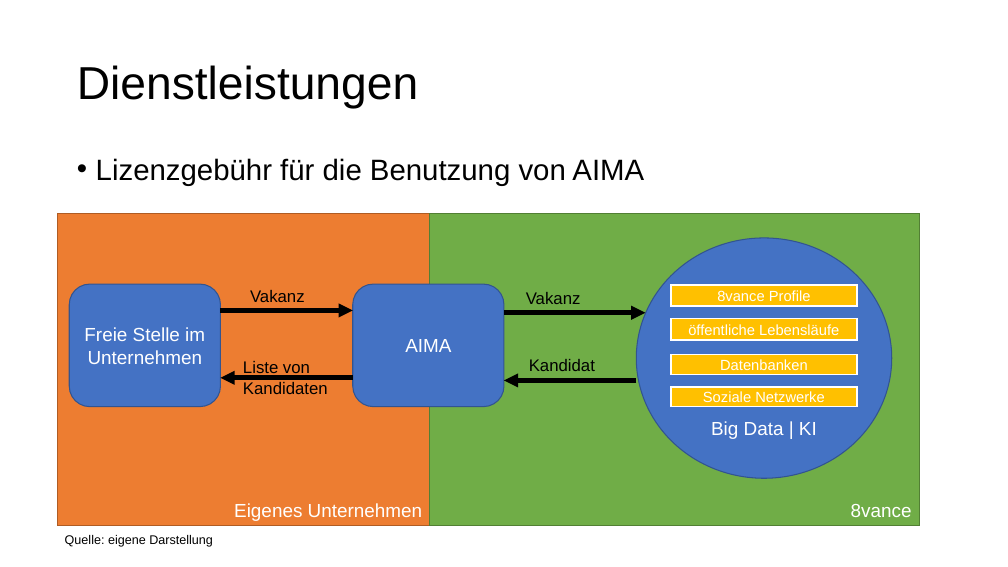
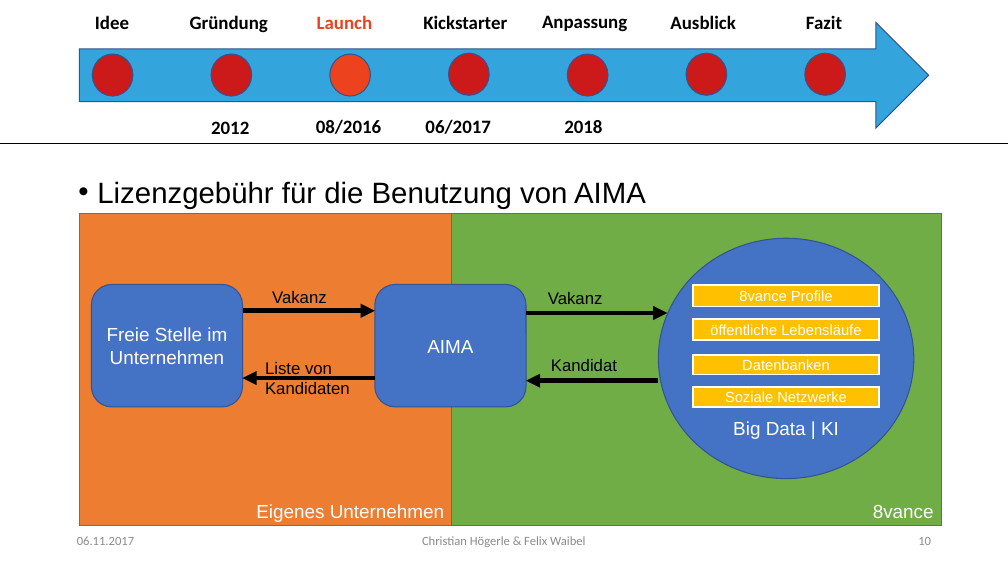
Before and after one commit to Fewa93/8vance, a slide deck: slide 10 of 8vance.pptx (slide 7 before the commit). Drawn at 1008x567 pixels with LibreOffice and Linux fonts; fonts in the diff are those of the drawing. Boxes give left, top, right and bottom in pixels: in the first picture for what was removed or moved away, otherwise in the second. Text is boxed around its words. In the diff, an @@ line names an element or a change of style, - is before the commit and + after.

```diff
--- a/8vance.pptx
+++ b/8vance.pptx
@@ group added at (79,15,929,134): 11 texts, 7 ellipses, 1 right arrow @@
+Idee
+Gründung
+Launch
+2012
+08/2016
+Kickstarter
+06/2017
+Anpassung
+2018
+Ausblick
+Fazit
@@ title removed at (77,65,418,109) @@
-Dienstleistungen
@@ line added from (0, 143) to (1008, 143), #000000 0.5 pt @@
@@ text "Lizenzgebühr für die Benutzung von ...": place and size @@
-text "Lizenzgebühr für die Benutzung von ..." at (96,158,644,186)
+text "Lizenzgebühr für die Benutzung von ..." at (97,181,646,208)
@@ 6 rectangles, 4 texts, 4 arrows, 2 rounded rectangles, 1 ellipse: place and size @@
-6 rectangles, 4 texts, 4 arrows, 2 rounded rectangles, 1 ellipse at (57,213,919,526)
+6 rectangles, 4 texts, 4 arrows, 2 rounded rectangles, 1 ellipse at (79,214,941,526)
@@ text removed at (65,535,213,547) @@
-Quelle: eigene Darstellung
@@ text added at (77,536,134,545), 12 pt, text #8C8C8C @@
+06.11.2017
@@ text added at (422,536,585,547), 12 pt, text #8C8C8C @@
+Christian Högerle & Felix Waibel
@@ page number added at (918,537,931,545), 12 pt, text #8C8C8C @@
+10
```
Also in this commit, not shown: 8 other slides changed, 10 slides added, 5 slides removed, 8 other files.
